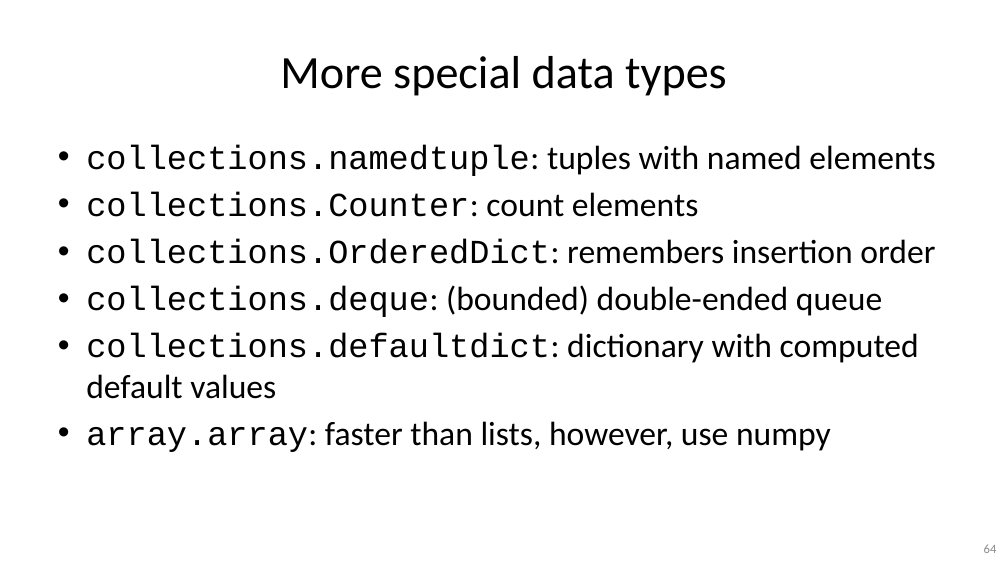
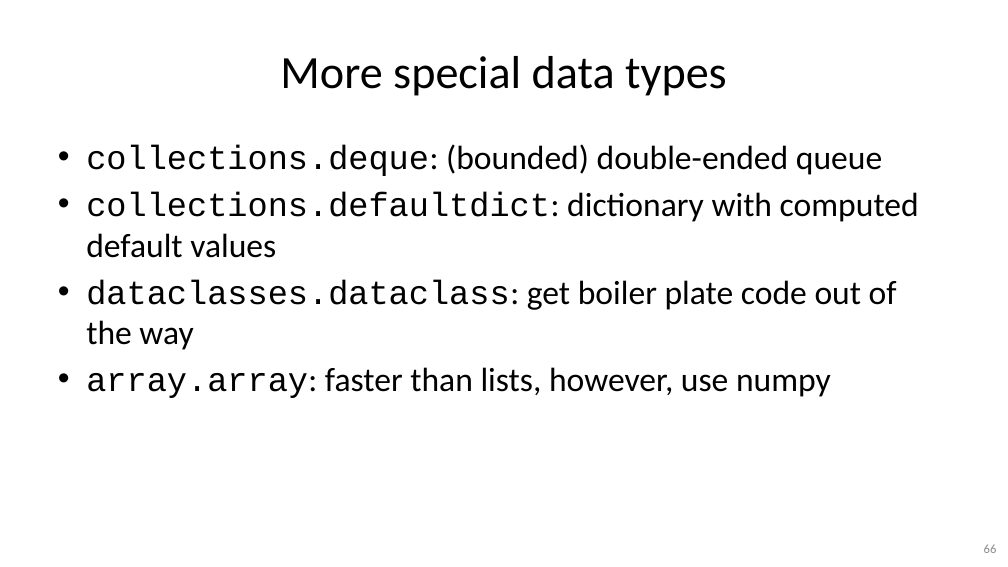
Before and after one commit to gjbex/Python-for-programmers, a slide deck: slide 66 of python_for_programmers.pptx (slide 64 before the commit). Drawn at 1008x567 pixels with LibreOffice and Linux fonts; fonts in the diff are those of the drawing. Boxes give left, top, right and bottom in pixels: in the first picture for what was removed or moved away, otherwise in the second. Text is boxed around its words. In the diff, an @@ line names an element or a change of style, - is before the commit and + after.

```diff
--- a/python_for_programmers.pptx
+++ b/python_for_programmers.pptx
@@ text at (86, 145, 935, 264): paragraphs removed @@
-• collections.namedtuple: tuples with named elements
-• collections.Counter: count elements
-• collections.OrderedDict: remembers insertion order
@@ text at (86, 279, 897, 350): paragraph added @@
+• dataclasses.dataclass: get boiler plate code out of the way
```
Also in this commit, not shown: 16 other slides changed, 2 slides added.
